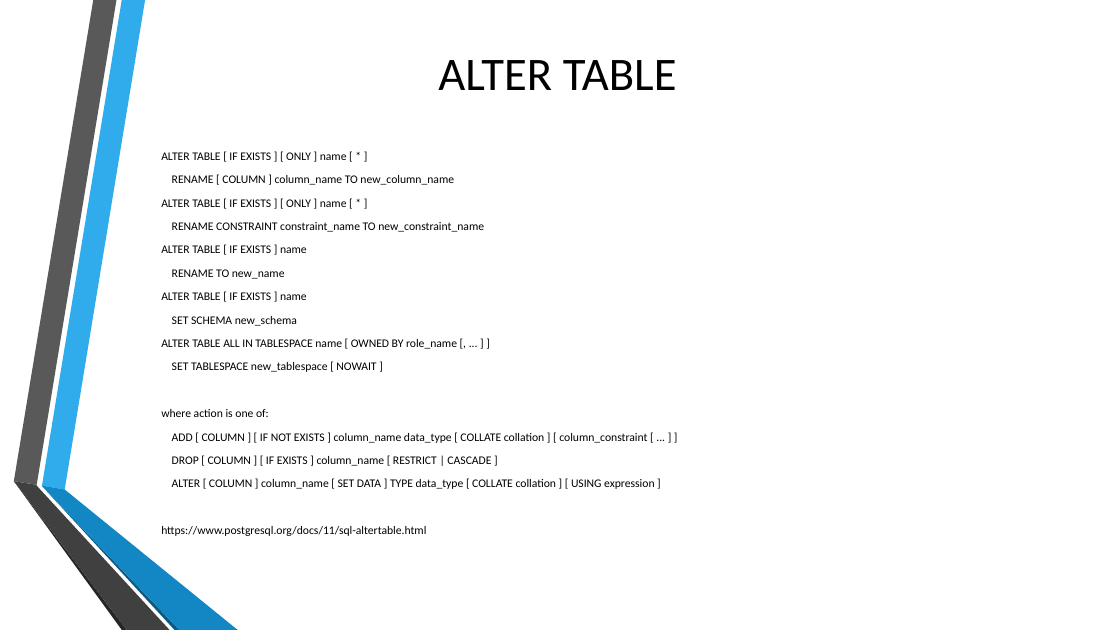
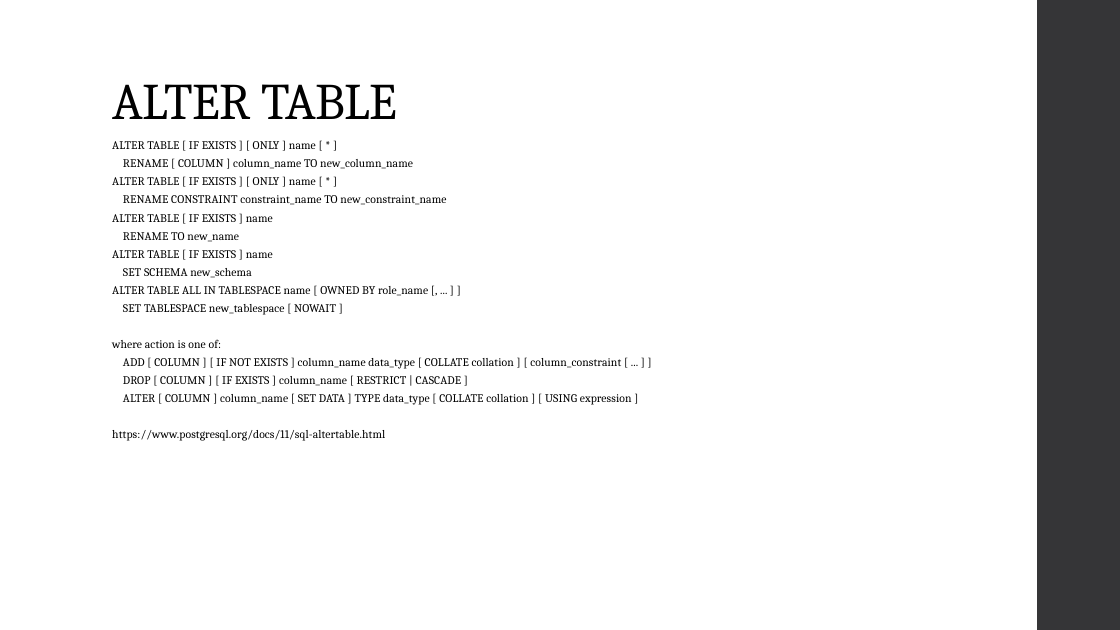
Before and after one commit to MGIS-UMN/GIS5577_week3, a slide deck: slide 19 of Database_Management.odp (slide 16 before the commit). Drawn at 1120x630 pixels with LibreOffice and Linux fonts; fonts in the diff are those of the drawing; background and template pictures are left out. Boxes give left, top, right and bottom in pixels: in the first picture for what was removed or moved away, otherwise in the second. Text is boxed around its words. In the diff, an @@ line names an element or a change of style, - is before the commit and + after.

```diff
--- a/Database_Management.odp
+++ b/Database_Management.odp
@@ title "ALTER TABLE" at (112,84,397,119): size 40 to 44 pt, font Calibri to Cambria, letter spacing 0 to -0.5 pt; alignment centre to left; line spacing 1 to 0.9; vertical alignment middle to bottom @@
@@ freeform shape added at (1038,0,1120,630), fill #353537 @@
@@ text "ALTER TABLE [ IF EXISTS ...": place and size @@
-text "ALTER TABLE [ IF EXISTS ..." at (161,152,654,536)
+text "ALTER TABLE [ IF EXISTS ..." at (112,141,632,441)
@@ text "ALTER TABLE [ IF EXISTS ..." at (112,141,632,441): font Calibri to Cambria, letter spacing 0 to 0.1 pt; line spacing 1 to 0.95; less space between paragraphs; vertical alignment middle to top @@
@@ group removed at (13,0,238,630): 6 freeform shapes @@
```
Also in this commit, not shown: 40 other slides changed, 5 slides added, 3 other files.
